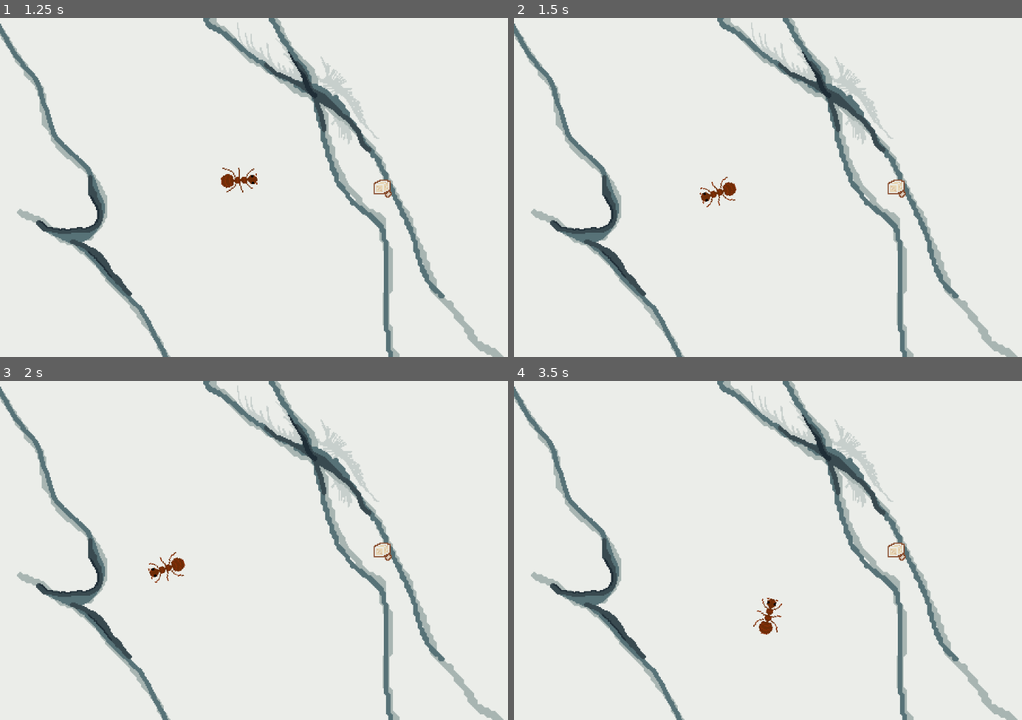
Above: before the commit, frames 1-4 (two rows, left to right).
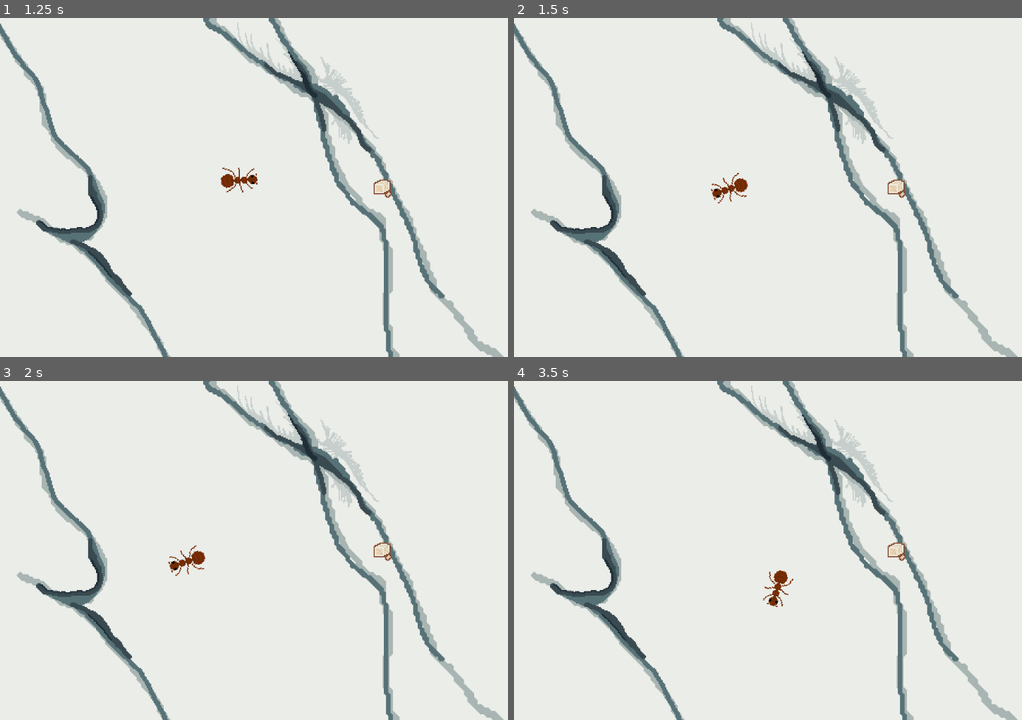
Above: after the commit, the same moments.

Repository: emilijaMarija/ants
Game: Godot game, scene res://game_scene.tscn
Same seed, same stepped clock (60 frames per second), same inputs: the game is played once before the commit and once after it.
Inputs (mouse positions are in pixels of both pictures, inside the frame that each line leads up to):
- Up to frame 1 (1.25 s): tap Enter at 0.5 s; move the mouse to (406, 170) at 0.52 s; click (406, 170) at 0.67 s
- Up to frame 2 (1.5 s): move the mouse to (681, 204) at 1.27 s; click (681, 204) at 1.42 s
- Up to frame 3 (2 s): no input
- Up to frame 4 (3.5 s): move the mouse to (854, 475) at 2.02 s; click (854, 475) at 2.17 s; move the mouse to (768, 618) at 2.77 s; click (768, 618) at 2.92 s

Frame 1 is identical in both runs. In frame 2, 0.3% of the frame differs, in the area x 36-47%, y 45-56%; in frame 3, 0.4%; in frame 4, 0.5%, in the area x 47-55%, y 55-75%.

Commit message:
move faster the further away mouse is

Diff:
--- a/ant-nest/nest.gd
+++ b/ant-nest/nest.gd
@@ -22,7 +22,7 @@
 		(body as CharacterBody2D).velocity = (global_position - body.global_position).normalized() * suck_speed * delta
 		(body as CharacterBody2D).move_and_slide()
 		events.ant_scored.emit()
-		if body.global_position.distance_to(global_position) <= 10:
+		if body.global_position.distance_to(global_position) <= 30:
 			body.queue_free()
 			variables.score += 10
 			variables.score_updated.emit()
--- a/ant-nest/nest.tscn
+++ b/ant-nest/nest.tscn
@@ -45,7 +45,7 @@
 }]
 
 [sub_resource type="CircleShape2D" id="CircleShape2D_ck4xm"]
-radius = 52.51
+radius = 80.0
 
 [node name="Nest" type="Node2D"]
 script = ExtResource("1_slhmf")
--- a/ant/ant.gd
+++ b/ant/ant.gd
@@ -24,5 +24,7 @@
 
 func move_towards_mouse(mouse_position: Vector2) -> void:
 	var direction = (mouse_position - global_position).normalized()
-	velocity = direction * movement_speed
+	var dist_to_mouse = (global_position - get_global_mouse_position()).length()
+	var mouse_mult = min(dist_to_mouse, 80.0) / 80.0
+	velocity = direction * movement_speed * mouse_mult
 	move_and_slide()
--- a/game_scene.gd
+++ b/game_scene.gd
@@ -62,9 +62,8 @@
 		var candidate_position = random_ant.global_position + Vector2(randf_range(-50, 50), randf_range(-50, 50))
 
 		if is_position_valid(candidate_position, safe_distance):
-			return candidate_position  # Valid position found, return it
-
-	# Fallback: If no valid position is found after max_attempts, return the random position
+			return candidate_position
+
 	return random_ant.global_position
 
 func is_position_valid(position: Vector2, min_distance: float) -> bool:
